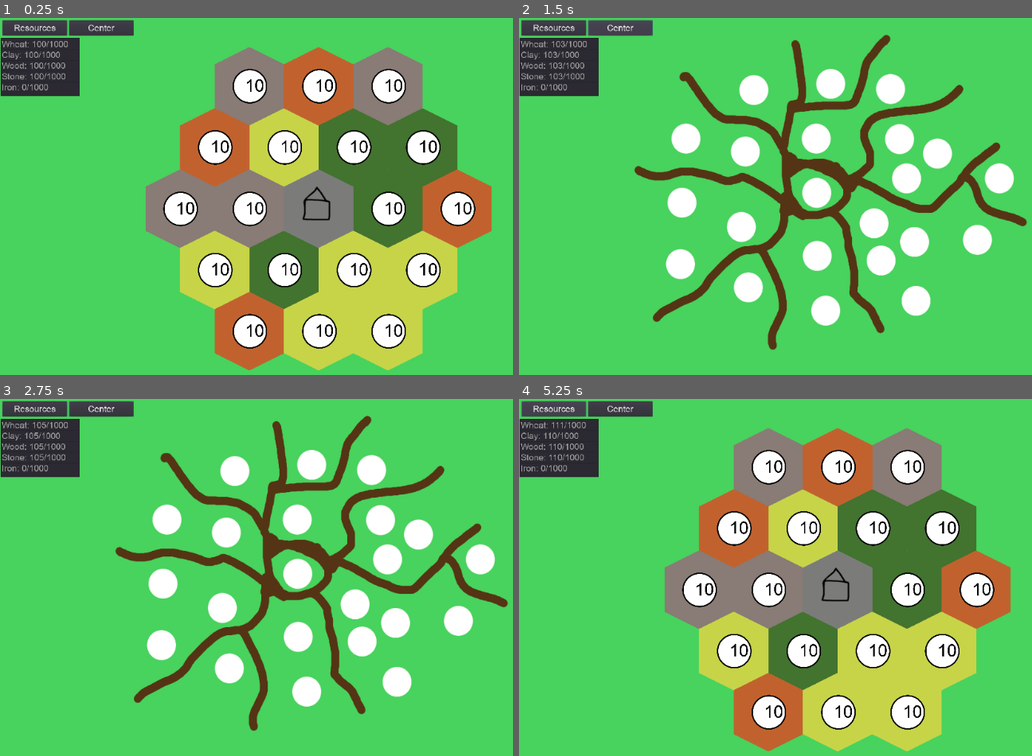
Above: before the commit, frames 1-4 (two rows, left to right).
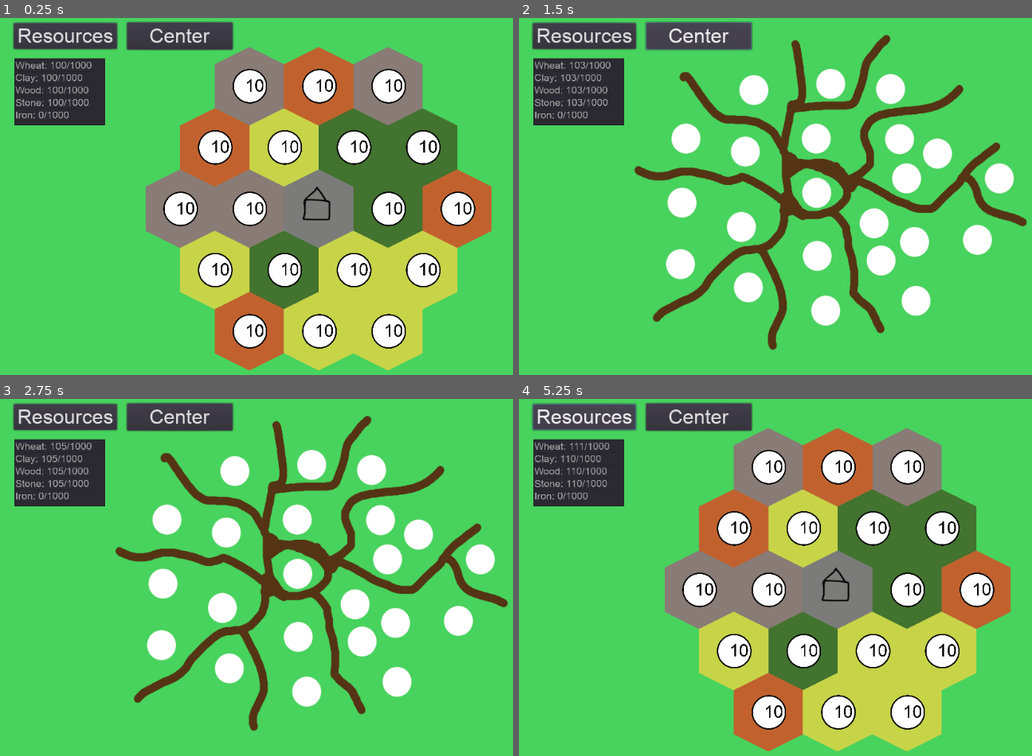
Above: after the commit, the same moments.

Repository: tomazlunder/terra
Game: Godot game, scene res://Village.tscn
Two runs of this game, one before a commit and one after it. Both use one fixed random seed, a clock stepped at 60 frames per second and the inputs below.
Inputs (mouse positions are in pixels of both pictures, inside the frame that each line leads up to):
- Up to frame 1 (0.25 s): no input
- Up to frame 2 (1.5 s): click "Resources" at 0.5 s; click "Center" at 1.25 s
- Up to frame 3 (2.75 s): click (297, 573) at 2.02 s
- Up to frame 4 (5.25 s): click "Resources" at 2.75 s; click "Center" at 3.5 s; click (816, 573) at 4.27 s; click "Resources" at 5 s

The runs differ from the first frame. In frame 1, 6.1% of the frame differs, in the area x 0-46%, y 0-31%; in frame 2, 6.1%; in frame 3, 6.1%; in frame 4, 6.3%.

Commit message:
Basic Tile UI

Diff:
--- a/Resources.gd
+++ b/Resources.gd
@@ -8,6 +8,8 @@
 var levelMarker = load("res://LevelMarker.tscn")
 
 var VillageCoordinates = Vector2(0,0)
+
+var dialogOpen = false
 
 var ResourceCoordinates = [
 	Vector2(-1,-2),
@@ -65,16 +67,25 @@
 		LMinstance.set_position(realCords)
 		$ResourceLevelsUI.add_child(LMinstance)
 
-func _input(event):
+func _unhandled_input(event):
 	if !is_visible():
 		return
 	if event.is_action_released("leftclick"):
 		var Cell = $ResourceTileMap.FindCell(get_global_mouse_position())
 		print(Cell)
 		var world = $ResourceTileMap.map_to_world(Cell)
-		#print(world)
 
-		#$ResourceTileMap.set_cell(Cell.x, Cell.y, 0)
+		if(TileDict.has(Cell)):
+			print("Tile found!")
+			var tile = TileDict.get(Cell)
+			dialogOpen = true
+			$CanvasLayer/TileUI.show()
+			$CanvasLayer/TileUI.setTile(tile)
+			#TODO: Pass tile to dialog
+		else:
+			if(dialogOpen == true):
+				$CanvasLayer/TileUI.hide()
+				dialogOpen = false
 
 func shuffleList(list):
 	randomize()
--- /dev/null
+++ b/TileUI.gd
@@ -0,0 +1,19 @@
+extends Control
+
+
+# Declare member variables here. Examples:
+# var a = 2
+# var b = "text"
+
+var resourceNode;
+
+# Called when the node enters the scene tree for the first time.
+func _ready():
+	resourceNode = null
+
+func setTile(_tile):
+	resourceNode = _tile
+
+# Called every frame. 'delta' is the elapsed time since the previous frame.
+#func _process(delta):
+#	pass
--- /dev/null
+++ b/TileUI.tscn
@@ -0,0 +1,19 @@
+[gd_scene load_steps=2 format=2]
+
+[ext_resource path="res://TileUI.gd" type="Script" id=1]
+
+[node name="TileUI" type="PanelContainer"]
+anchor_right = 1.0
+anchor_bottom = 1.0
+margin_right = -740.0
+margin_bottom = -218.0
+script = ExtResource( 1 )
+
+[node name="TilePanel" type="Panel" parent="."]
+margin_left = 7.0
+margin_top = 7.0
+margin_right = 277.0
+margin_bottom = 375.0
+__meta__ = {
+"_edit_use_anchors_": false
+}
--- a/Village.gd
+++ b/Village.gd
@@ -14,8 +14,6 @@
 
 #60 seconds = 1 day
 var perSecond = 1/60.0
-
-
 
 # Called when the node enters the scene tree for the first time.
 func _ready():
@@ -61,7 +59,7 @@
 	for item in resourseText:
 		#print(item)
 		var text = resourseText[i] + str(floor(resources[i])) + "/" + str(maxResources[i])
-		$ResourceUI/ResourceCoutnerUI/ItemList.set_item_text(i, text)
+		$CanvasLayer/ResourceCoutnerUI/ItemList.set_item_text(i, text)
 		i+=1
 
 	#print(resources)
--- a/Village.tscn
+++ b/Village.tscn
@@ -9,6 +9,7 @@
 [ext_resource path="res://ResourceCoutnerUI.tscn" type="PackedScene" id=7]
 [ext_resource path="res://Assets/VillageBackground.png" type="Texture" id=8]
 [ext_resource path="res://MyDefaultTheme.tres" type="Theme" id=9]
+[ext_resource path="res://TileUI.tscn" type="PackedScene" id=10]
 
 [node name="Main" type="Node2D"]
 
@@ -16,6 +17,43 @@
 
 [node name="Village" type="Node2D" parent="Villages"]
 script = ExtResource( 6 )
+
+[node name="Camera" type="Camera2D" parent="Villages/Village"]
+visible = false
+offset = Vector2( 128, 128 )
+current = true
+zoom = Vector2( 2.3, 2.3 )
+
+[node name="CanvasLayer" type="CanvasLayer" parent="Villages/Village"]
+
+[node name="ButtonResources" type="Button" parent="Villages/Village/CanvasLayer"]
+margin_left = 22.0
+margin_top = 8.0
+margin_right = 188.0
+margin_bottom = 50.0
+theme = ExtResource( 9 )
+text = "Resources"
+__meta__ = {
+"_edit_use_anchors_": false
+}
+
+[node name="ButtonCenter" type="Button" parent="Villages/Village/CanvasLayer"]
+margin_left = 204.0
+margin_top = 7.0
+margin_right = 374.0
+margin_bottom = 51.0
+theme = ExtResource( 9 )
+text = "Center"
+__meta__ = {
+"_edit_use_anchors_": false
+}
+
+[node name="ResourceCoutnerUI" parent="Villages/Village/CanvasLayer" instance=ExtResource( 7 )]
+margin_left = 23.5103
+margin_top = 65.2636
+margin_right = -713.49
+margin_bottom = -159.736
+rect_scale = Vector2( 0.5, 0.5 )
 
 [node name="Resources" type="Node2D" parent="Villages/Village"]
 script = ExtResource( 4 )
@@ -32,11 +70,6 @@
 format = 1
 script = ExtResource( 3 )
 
-[node name="ResourceCamera" type="Camera2D" parent="Villages/Village/Resources"]
-offset = Vector2( 128, 128 )
-current = true
-zoom = Vector2( 2.3, 2.3 )
-
 [node name="ResourceLevelsUI" type="Control" parent="Villages/Village/Resources"]
 margin_right = 40.0
 margin_bottom = 40.0
@@ -44,6 +77,15 @@
 __meta__ = {
 "_edit_use_anchors_": false
 }
+
+[node name="CanvasLayer" type="CanvasLayer" parent="Villages/Village/Resources"]
+
+[node name="TileUI" parent="Villages/Village/Resources/CanvasLayer" instance=ExtResource( 10 )]
+visible = false
+margin_left = 323.0
+margin_top = 102.0
+margin_right = -351.0
+margin_bottom = -76.0
 
 [node name="Center" type="Node2D" parent="Villages/Village"]
 visible = false
@@ -53,40 +95,14 @@
 scale = Vector2( 1.22949, 1.27718 )
 texture = ExtResource( 8 )
 
-[node name="ResourceUI" type="Control" parent="Villages/Village"]
-margin_left = -1047.0
-margin_top = -559.0
-margin_right = 1305.0
-margin_bottom = 815.0
+[node name="TextureButton" type="TextureButton" parent="Villages/Village/Center"]
+margin_left = -9.91068
+margin_top = 28.2245
+margin_right = 112.089
+margin_bottom = 146.225
 __meta__ = {
 "_edit_use_anchors_": false
 }
 
-[node name="ResourceCoutnerUI" parent="Villages/Village/ResourceUI" instance=ExtResource( 7 )]
-margin_top = 71.3524
-margin_bottom = -153.648
-
-[node name="ButtonResources" type="Button" parent="Villages/Village"]
-margin_left = -1040.14
-margin_top = -552.786
-margin_right = -802.136
-margin_bottom = -496.786
-theme = ExtResource( 9 )
-text = "Resources"
-__meta__ = {
-"_edit_use_anchors_": false
-}
-
-[node name="ButtonCenter" type="Button" parent="Villages/Village"]
-margin_left = -794.089
-margin_top = -552.786
-margin_right = -556.089
-margin_bottom = -496.786
-theme = ExtResource( 9 )
-text = "Center"
-__meta__ = {
-"_edit_use_anchors_": false
-}
-
-[connection signal="pressed" from="Villages/Village/ButtonResources" to="Villages/Village" method="_on_ButtonResources_pressed"]
-[connection signal="pressed" from="Villages/Village/ButtonCenter" to="Villages/Village" method="_on_ButtonCenter_pressed"]
+[connection signal="pressed" from="Villages/Village/CanvasLayer/ButtonResources" to="Villages/Village" method="_on_ButtonResources_pressed"]
+[connection signal="pressed" from="Villages/Village/CanvasLayer/ButtonCenter" to="Villages/Village" method="_on_ButtonCenter_pressed"]
Not shown: 1 places in Village.tscn that only renumber resources
